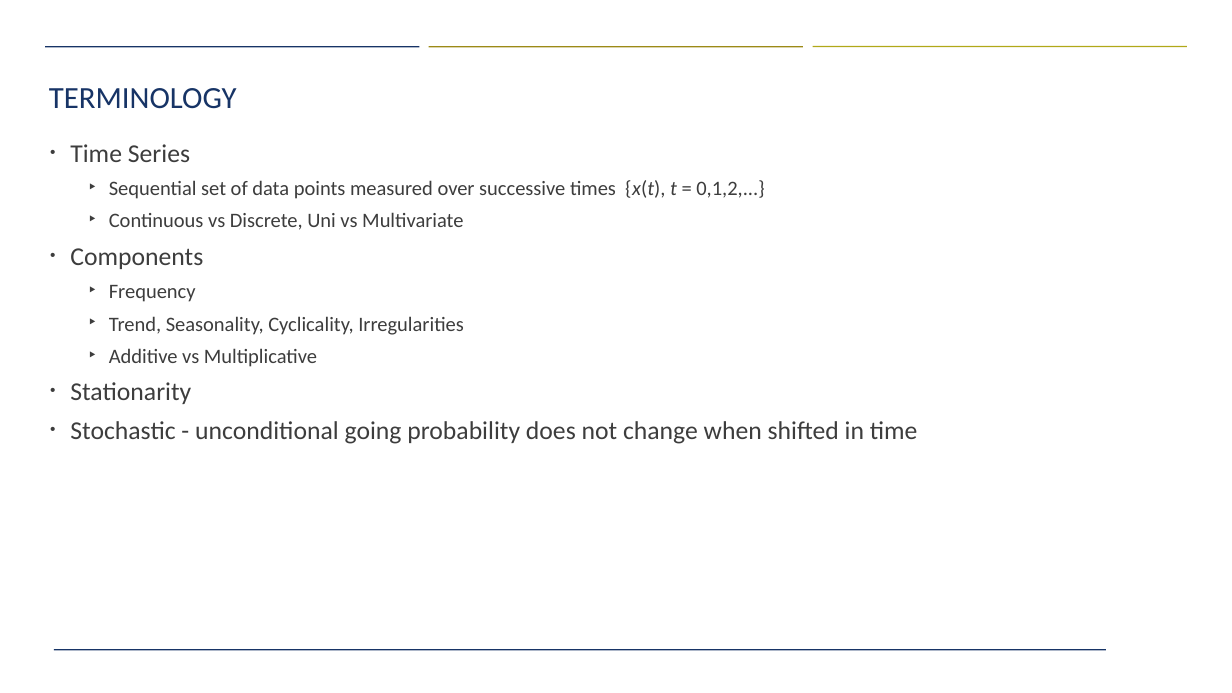
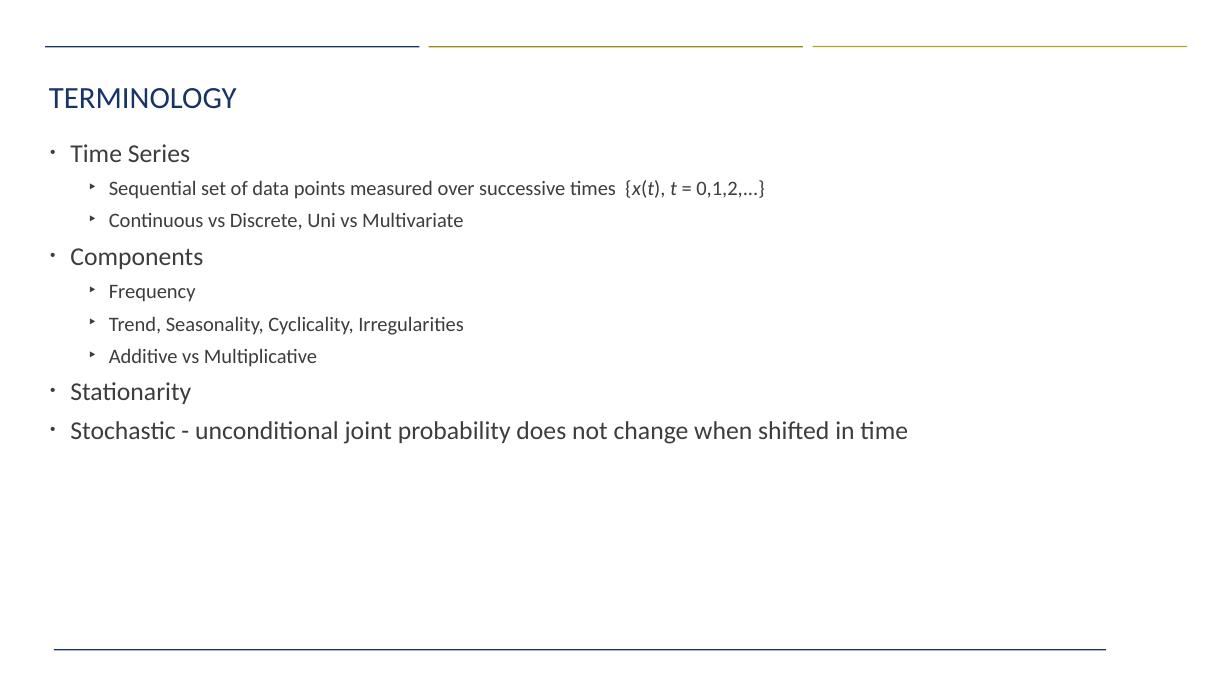
Before and after one commit to barryoblackburn-gwu/Capstone, a slide deck: slide 5 of DATS6501_Capstone_Final-120818.pptx. Drawn at 1232x693 pixels with LibreOffice and Linux fonts; fonts in the diff are those of the drawing; background and template pictures are left out. Boxes give left, top, right and bottom in pixels: in the first picture for what was removed or moved away, otherwise in the second. Text is boxed around its words. In the diff, an @@ line names an element or a change of style, - is before the commit and + after.

```diff
--- a/DATS6501_Capstone_Final-120818.pptx
+++ b/DATS6501_Capstone_Final-120818.pptx
@@ text at [70, 421, 908, 444]: text changed @@
-• Stochastic - unconditional going probability does not change when shifted in time
+• Stochastic - unconditional joint probability does not change when shifted in time
```
Also in this commit, not shown: 1 slide added, 1 slide removed, 1 other file.
